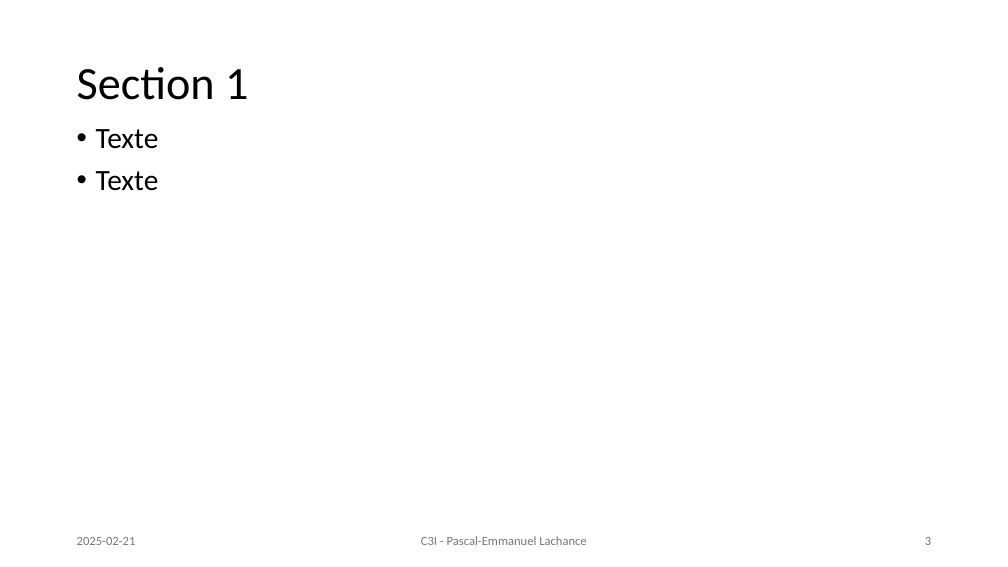
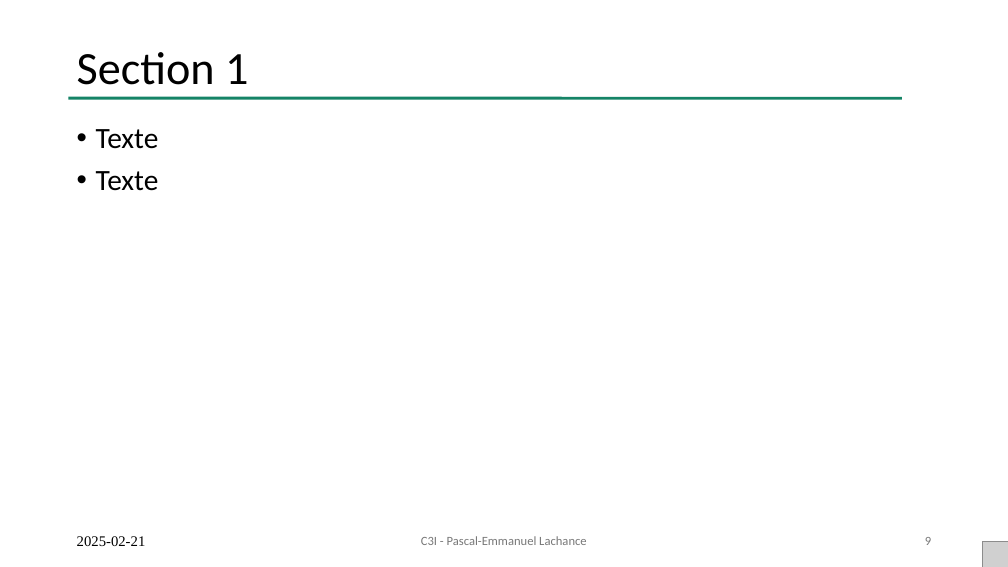
Before and after one commit to Raesangur/PPPPP, a slide deck: slide 9 of 01 - Comment est fabriqué un PCB/PPPPP 01 - Comment est fabriqué un PCB.pptx (slide 3 before the commit). Drawn at 1008x567 pixels with LibreOffice and Linux fonts; fonts in the diff are those of the drawing; grey boxes stand for pictures. Boxes give left, top, right and bottom in pixels: in the first picture for what was removed or moved away, otherwise in the second. Text is boxed around its words. In the diff, an @@ line names an element or a change of style, - is before the commit and + after.

```diff
--- a/01 - Comment est fabriqué un PCB/PPPPP 01 - Comment est fabriqué un PCB.pptx
+++ b/01 - Comment est fabriqué un PCB/PPPPP 01 - Comment est fabriqué un PCB.pptx
@@ title "Section 1": place and size @@
-title "Section 1" at (77,67,248,100)
+title "Section 1" at (77,52,248,85)
@@ line added from (69, 98) to (902, 98), #158466 2.83 pt @@
@@ text "2025-02-21" at (77,536,146,546): size 12 to 14 pt, font Calibri to Times New Roman, text colour #787878 to #000000 @@
@@ picture added at (982,541,1008,567) @@
```
Also in this commit, not shown: 2 other slides changed, 6 slides added, 12 other files.
